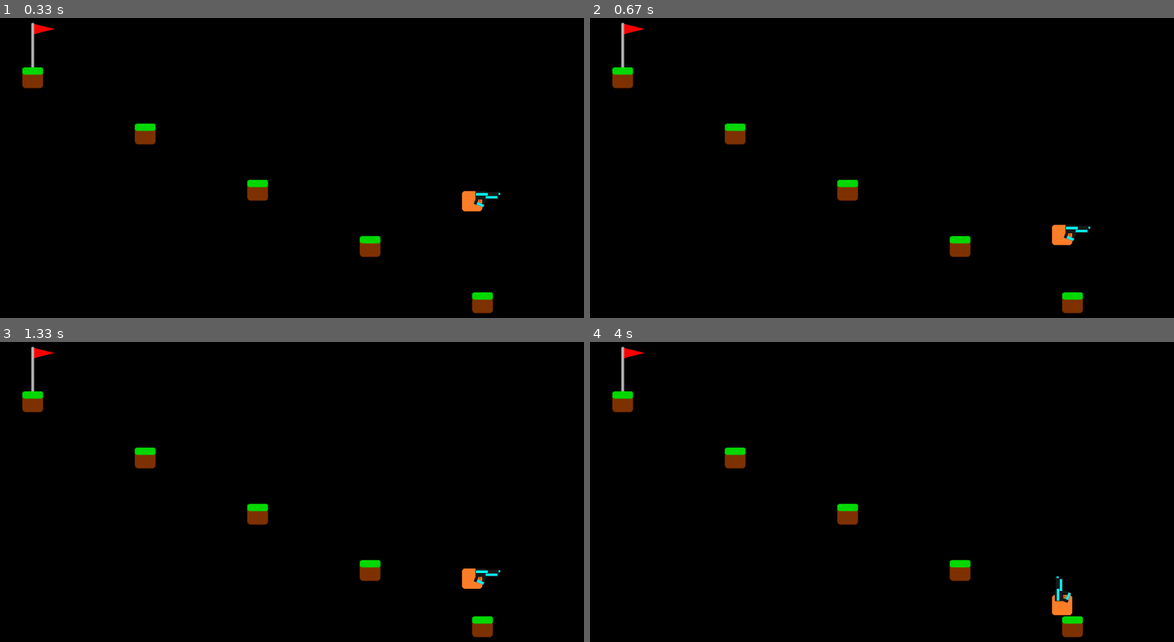
Above: before the commit, frames 1-4 (two rows, left to right).
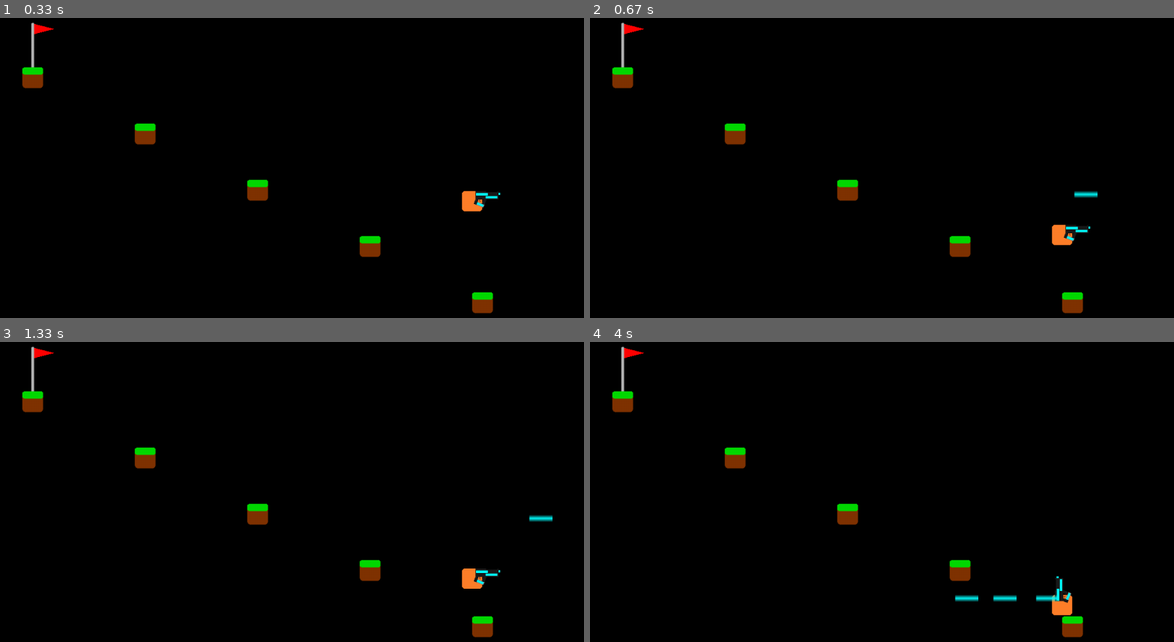
Above: after the commit, the same moments.

Repository: jmancodes27/platformer-pygame
Game: pygame game, started from platformer pygame/platformer_pygame.py
Two runs of this game, one before a commit and one after it. Both use one fixed random seed, a clock stepped at 60 frames per second and the inputs below.
Inputs:
- Up to frame 1 (0.33 s): no input
- Up to frame 2 (0.67 s): tap Space at 0.33 s
- Up to frame 3 (1.33 s): tap W at 0.67 s; hold Right from 1 s (still down)
- Up to frame 4 (4 s): release Right at 1.47 s; hold Up 1.5-1.97 s; hold Right 2-2.47 s; tap Space at 2.07, 2.37, 2.57, 2.87, 3.13, 3.47, 3.77, 3.9 s; hold Left 2.5-3.03 s; hold Down 3.07-3.37 s; hold Left 3.4-3.8 s; hold Up from 3.83 s (still down)

Frame 1 is identical in both runs. In frame 2, less than 0.1% of the frame differs, in the area x 82-87%, y 57-60%; in frame 3, less than 0.1%; in frame 4, 0.3%, in the area x 62-81%, y 84-87%.

Commit message:
switched the shooting back to space for debuging

Diff:
--- a/platformer pygame/platformer_pygame.py
+++ b/platformer pygame/platformer_pygame.py
@@ -249,7 +249,7 @@
   # if player presses space create new instance of LaserProjectile at player x and y
   # in at the angle of gun
   #BUG1
-  if keys[pygame.K_q]:
+  if keys[pygame.K_SPACE]:
       if gun_cooldown <= 0:
         laser_projectiles.append(LaserProjectile(player_rect.x, player_rect.y, player_gun_dir))
         gun_cooldown = 25
